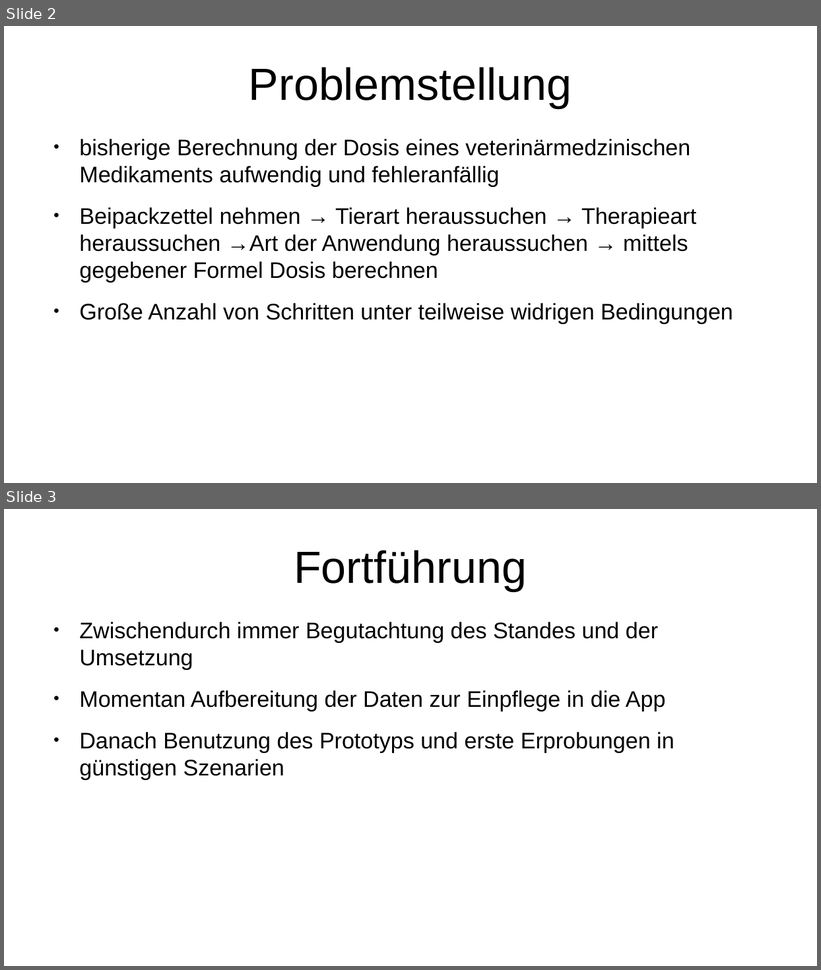
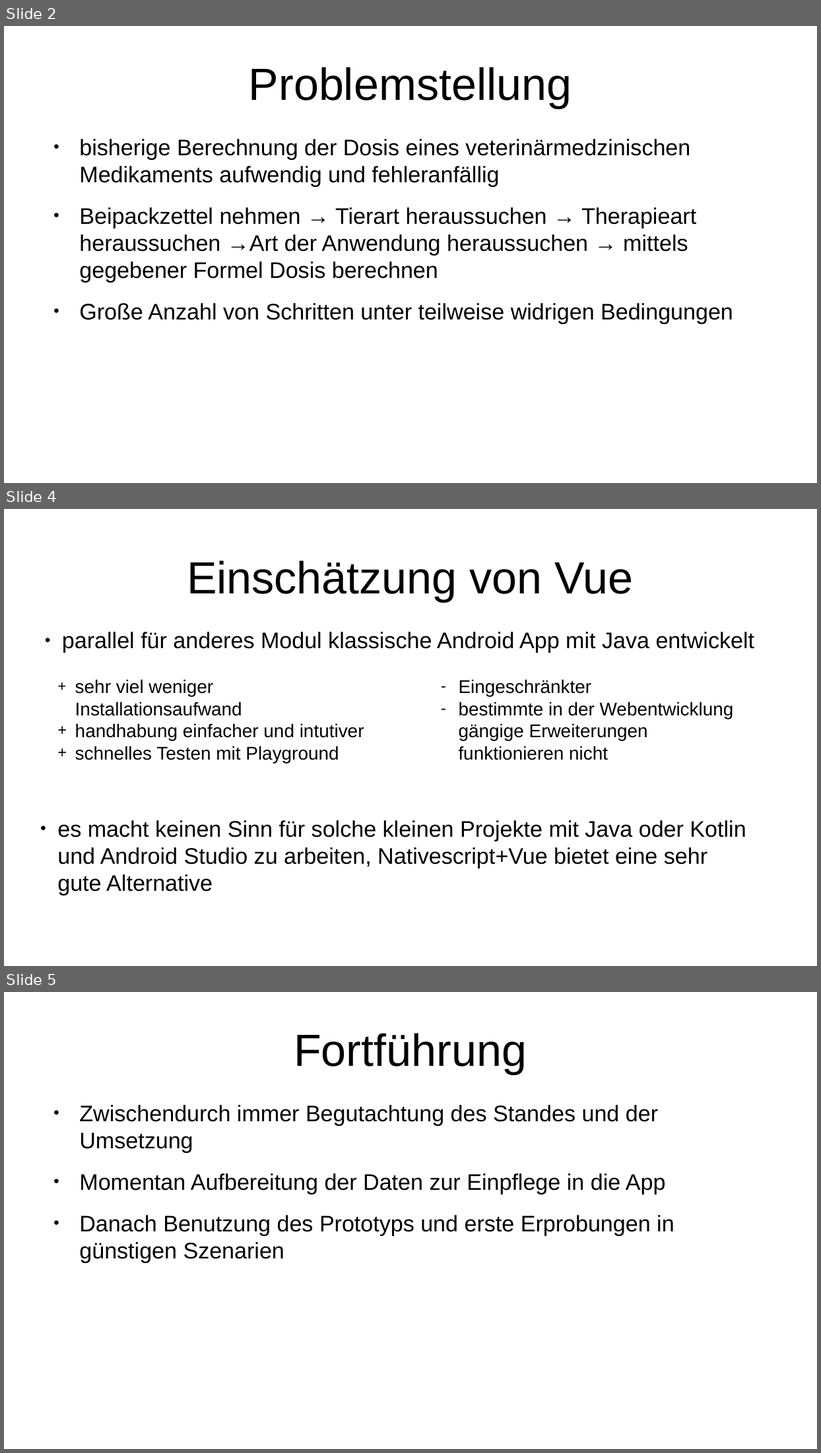
Before and after one commit to pigutsche/dosi_calc, a slide deck: Präsentation/präs.odp. Shown one above the other, each under a label of ours: slides 2 and 3 before the commit, slides 2, 4 and 5 after it; the slides between them are not shown. The pictures are 821x970 and 821x1453 pixels, drawn with LibreOffice and Linux fonts; fonts in the diff are those of the drawing. Boxes give left, top, right and bottom in pixels: in the first picture for what was removed or moved away, otherwise in the second. Text is boxed around its words. In the diff, an @@ line names an element or a change of style, - is before the commit and + after.

Commit message:
Arbeit an Präsentation

```diff
--- a/Präsentation/präs.odp
+++ b/Präsentation/präs.odp
@@ slide 4 added at box(4, 509, 817, 966), background #FFFFFF @@
@@ title added at box(187, 560, 634, 602), 44 pt, text #000000 @@
+Einschätzung von Vue
@@ text added at box(62, 632, 755, 653), 22 pt, text #000000 @@
+● parallel für anderes Modul klassische Android App mit Java entwickelt
@@ text added at box(75, 679, 364, 763), 18 pt, text #000000 @@
++ sehr viel weniger Installationsaufwand
++ handhabung einfacher und intutiver
++ schnelles Testen mit Playground
@@ text added at box(459, 679, 734, 760), 18 pt, text #000000 @@
+– Eingeschränkter
+– bestimmte in der Webentwicklung gängige Erweiterungen funktionieren nicht
@@ text added at box(57, 821, 746, 895), 22 pt, text #000000 @@
+● es macht keinen Sinn für solche kleinen Projekte mit Java oder Kotlin und Android Studio zu arbeiten, Nativescript+Vue bietet eine sehr gute Alternative
@@ what was slide 3 is now slide 5 @@
```
Also in this commit, not shown: 1 slide changed, 1 other slide added, 1 other file.
